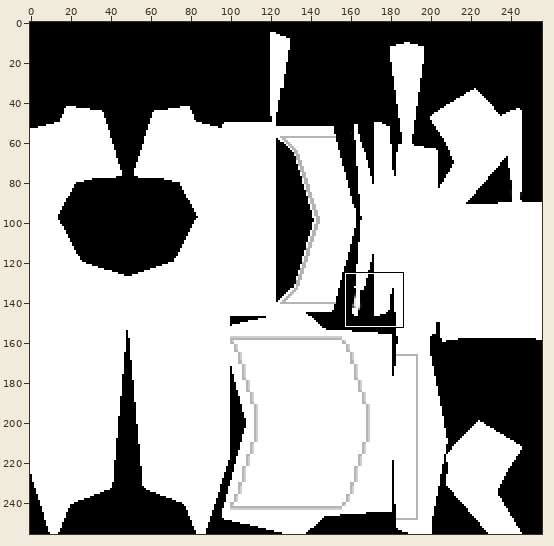
Sprite sheet, stored at Slutprojekt-2025-Racing-Spel/Slutprojekt-2025-Racing-Spel/Assets/CarBase.png. Above, an overview of the earlier version with the close-up marked.
Close-up. Before:
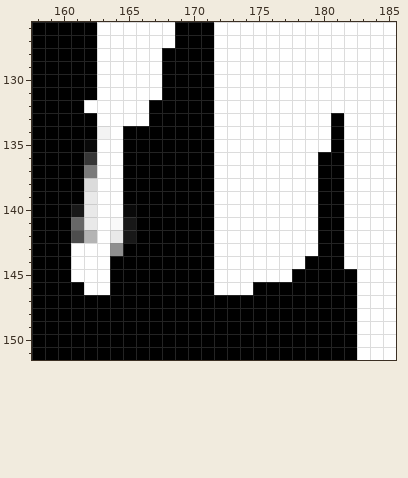
The file is 256x256 pixels. Colours within 5 levels of each other are drawn and written as one. Shown: x 158..185, y 126..151.
The same view after the edit:
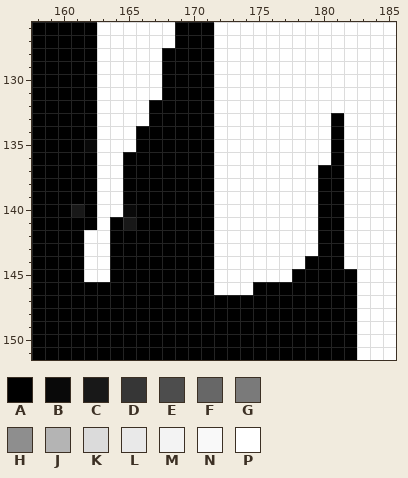
Palette (. is transparent): A #000000  B #090909  C #181818  D #363636  E #4d4d4d  F #676767  G #7a7a7a  H #8e8e8e  J #b4b4b4  K #dbdbdb  L #e9e9e9  M #f3f3f3  N #f9f9f9  P #ffffff
Edits made:
y 132: x 162 P -> A
y 134: x 163 M -> P; x 165 A -> P
y 135: x 165 A -> P
y 136: x 162 D -> A; x 180 A -> P
y 137: x 162 G -> A
y 138: x 162 K -> A
y 139..140: x 162 L -> A
y 141: x 161..162 FL -> AA; x 164 N -> A
y 142: x 161..162 EJ -> AP; x 164..165 LC -> AA
y 143: x 161 P -> A; x 164 H -> A
y 144..145: x 161 P -> A
y 146: x 162..163 PP -> AA
Where, in picture pixels (left, top, right, bottom), the same in both close-ups:
changed: (71, 100, 136, 295)
changed: (318, 152, 331, 165)
